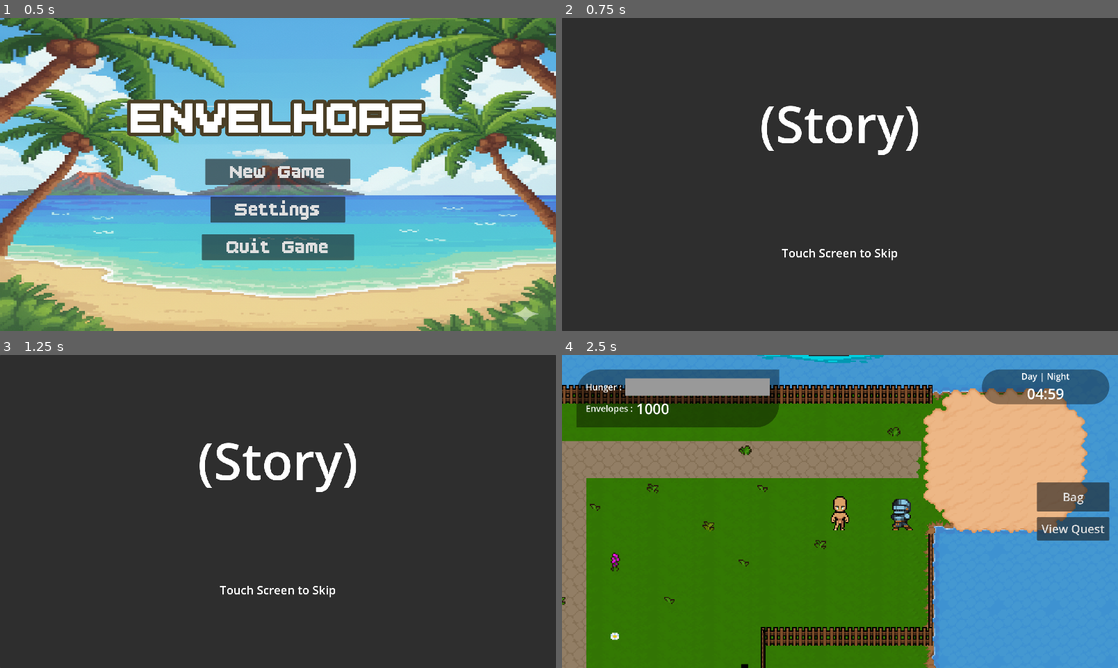
Above: before the commit, frames 1-4 (two rows, left to right).
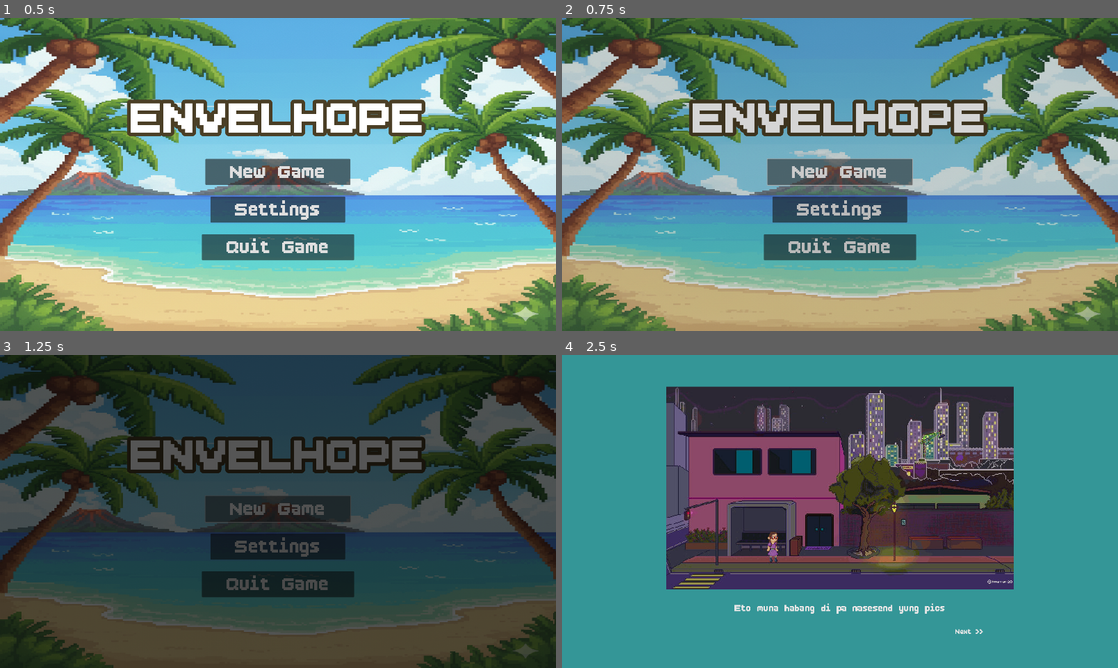
Above: after the commit, the same moments.

Repository: hoaxnt/envelhope-beta
Game: Godot game, scene res://Scenes/utils/main_menu.tscn
Two runs of this game, one before a commit and one after it. Both use one fixed random seed, a clock stepped at 60 frames per second and the inputs below.
Inputs (mouse positions are in pixels of both pictures, inside the frame that each line leads up to):
- Up to frame 1 (0.5 s): no input
- Up to frame 2 (0.75 s): click "New Game" at 0.5 s
- Up to frame 3 (1.25 s): no input
- Up to frame 4 (2.5 s): click (840, 508) at 1.25 s, where only the run after the commit has a clickable "New Game"; click (840, 511) at 2.02 s

Frame 1 is identical in both runs. In frame 2, 95% of the frame differs, in the area x 0-100%, y 0-100%; in frame 3, 88%; in frame 4, 100%.
Error before the commit: Invalid operands 'Nil' and 'int' in operator '-'. (res://Scripts/hud/hunger_bar.gd:29)

Commit message:
feat: added scene transition

Diff:
--- a/Scenes/utils/startup_story.tscn
+++ b/Scenes/utils/startup_story.tscn
@@ -1,6 +1,11 @@
-[gd_scene load_steps=2 format=3 uid="uid://cpg5amojkingl"]
+[gd_scene load_steps=5 format=3 uid="uid://cpg5amojkingl"]
 
-[ext_resource type="Script" path="res://scripts/utils/startup_story.gd" id="1_gqv3l"]
+[ext_resource type="Script" uid="uid://bk4md7ygek5mq" path="res://scripts/utils/startup_story.gd" id="1_gqv3l"]
+[ext_resource type="Texture2D" uid="uid://c4e3acytdmfil" path="res://assets/utils/sample.jpg" id="2_5ekg1"]
+[ext_resource type="FontFile" uid="uid://brajnm0fevmq0" path="res://assets/fonts/BoldPixels.ttf" id="2_wrs7h"]
+
+[sub_resource type="StyleBoxFlat" id="StyleBoxFlat_gqv3l"]
+bg_color = Color(0.2248837, 0.65337026, 0.65907353, 1)
 
 [node name="StartupStory" type="Control"]
 layout_mode = 3
@@ -19,7 +24,7 @@
 anchor_bottom = 1.0
 grow_horizontal = 2
 grow_vertical = 2
-metadata/_edit_lock_ = true
+theme_override_styles/panel = SubResource("StyleBoxFlat_gqv3l")
 
 [node name="VBoxContainer" type="VBoxContainer" parent="Panel"]
 layout_mode = 1
@@ -28,21 +33,30 @@
 anchor_bottom = 1.0
 grow_horizontal = 2
 grow_vertical = 2
-theme_override_constants/separation = 300
+theme_override_constants/separation = 45
 alignment = 1
+
+[node name="TextureRect" type="TextureRect" parent="Panel/VBoxContainer"]
+custom_minimum_size = Vector2(1200, 700)
+layout_mode = 2
+size_flags_horizontal = 4
+size_flags_vertical = 4
+texture = ExtResource("2_5ekg1")
 
 [node name="Label" type="Label" parent="Panel/VBoxContainer"]
 layout_mode = 2
-theme_override_font_sizes/font_size = 176
-text = "(Story)"
+theme_override_fonts/font = ExtResource("2_wrs7h")
+theme_override_font_sizes/font_size = 40
+text = "Eto muna habang di pa nasesend yung pics"
 horizontal_alignment = 1
 vertical_alignment = 1
 
 [node name="Label2" type="Label" parent="Panel/VBoxContainer"]
 layout_mode = 2
-theme_override_font_sizes/font_size = 40
-text = "Touch Screen to Skip"
-horizontal_alignment = 1
+theme_override_fonts/font = ExtResource("2_wrs7h")
+theme_override_font_sizes/font_size = 30
+text = "Next >>                               "
+horizontal_alignment = 2
 vertical_alignment = 1
 
 [node name="SkipButton" type="Button" parent="Panel"]
--- /dev/null
+++ b/Scenes/utils/transition.tscn
@@ -0,0 +1,71 @@
+[gd_scene load_steps=6 format=3 uid="uid://bluvhp00ps207"]
+
+[ext_resource type="Script" uid="uid://wy6n4tl7dl23" path="res://scripts/autoloads/transition.gd" id="1_m1gxr"]
+
+[sub_resource type="Animation" id="Animation_24urp"]
+length = 0.001
+tracks/0/type = "value"
+tracks/0/imported = false
+tracks/0/enabled = true
+tracks/0/path = NodePath("ColorRect:color")
+tracks/0/interp = 1
+tracks/0/loop_wrap = true
+tracks/0/keys = {
+"times": PackedFloat32Array(0),
+"transitions": PackedFloat32Array(1),
+"update": 0,
+"values": [Color(0, 0, 0, 0)]
+}
+
+[sub_resource type="Animation" id="Animation_ytvq0"]
+resource_name = "fade_from_black"
+tracks/0/type = "value"
+tracks/0/imported = false
+tracks/0/enabled = true
+tracks/0/path = NodePath("ColorRect:color")
+tracks/0/interp = 1
+tracks/0/loop_wrap = true
+tracks/0/keys = {
+"times": PackedFloat32Array(0, 1),
+"transitions": PackedFloat32Array(1, 1),
+"update": 0,
+"values": [Color(0, 0, 0, 1), Color(0, 0, 0, 0)]
+}
+
+[sub_resource type="Animation" id="Animation_m1gxr"]
+resource_name = "fade_to_black"
+tracks/0/type = "value"
+tracks/0/imported = false
+tracks/0/enabled = true
+tracks/0/path = NodePath("ColorRect:color")
+tracks/0/interp = 1
+tracks/0/loop_wrap = true
+tracks/0/keys = {
+"times": PackedFloat32Array(0, 1),
+"transitions": PackedFloat32Array(1, 1),
+"update": 0,
+"values": [Color(0, 0, 0, 0), Color(0, 0, 0, 1)]
+}
+
+[sub_resource type="AnimationLibrary" id="AnimationLibrary_24urp"]
+_data = {
+&"RESET": SubResource("Animation_24urp"),
+&"fade_from_black": SubResource("Animation_ytvq0"),
+&"fade_to_black": SubResource("Animation_m1gxr")
+}
+
+[node name="Transition" type="CanvasLayer"]
+script = ExtResource("1_m1gxr")
+
+[node name="ColorRect" type="ColorRect" parent="."]
+anchors_preset = 15
+anchor_right = 1.0
+anchor_bottom = 1.0
+grow_horizontal = 2
+grow_vertical = 2
+color = Color(0, 0, 0, 0)
+
+[node name="AnimationPlayer" type="AnimationPlayer" parent="."]
+libraries = {
+&"": SubResource("AnimationLibrary_24urp")
+}
--- a/Scenes/utils/tutorial.tscn
+++ b/Scenes/utils/tutorial.tscn
@@ -1,9 +1,10 @@
-[gd_scene load_steps=3 format=3 uid="uid://nv8phd5kfc7"]
+[gd_scene load_steps=4 format=3 uid="uid://nv8phd5kfc7"]
 
 [ext_resource type="Script" uid="uid://2hger73fibag" path="res://scripts/utils/tutorial.gd" id="1_g50l0"]
+[ext_resource type="Texture2D" uid="uid://c885iuws6k2g8" path="res://assets/utils/mechanics.jpg" id="2_16obs"]
 
 [sub_resource type="StyleBoxFlat" id="StyleBoxFlat_g50l0"]
-bg_color = Color(0.008202021, 0.008202026, 0.008202015, 1)
+bg_color = Color(0.007843138, 0.007843138, 0.007843138, 0)
 
 [node name="Tutorial" type="CanvasLayer"]
 script = ExtResource("1_g50l0")
@@ -25,7 +26,32 @@
 theme_override_styles/panel = SubResource("StyleBoxFlat_g50l0")
 metadata/_edit_lock_ = true
 
+[node name="TextureRect" type="TextureRect" parent="MarginContainer/Panel"]
+layout_mode = 1
+anchors_preset = 8
+anchor_left = 0.5
+anchor_top = 0.5
+anchor_right = 0.5
+anchor_bottom = 0.5
+offset_left = -512.0
+offset_top = -589.0
+offset_right = 512.0
+offset_bottom = 589.0
+grow_horizontal = 2
+grow_vertical = 2
+texture = ExtResource("2_16obs")
+
+[node name="Button" type="Button" parent="MarginContainer/Panel"]
+layout_mode = 0
+offset_left = 137.0
+offset_top = 740.0
+offset_right = 1582.0
+offset_bottom = 839.0
+theme_override_font_sizes/font_size = 66
+text = "Close"
+
 [node name="HBoxContainer" type="HBoxContainer" parent="MarginContainer/Panel"]
+visible = false
 layout_mode = 1
 anchors_preset = 15
 anchor_right = 1.0
@@ -57,9 +83,4 @@
 Esc	                  Pause Game / Open Main Menu"
 vertical_alignment = 1
 
-[node name="Button" type="Button" parent="MarginContainer/Panel/HBoxContainer/VBoxContainer"]
-layout_mode = 2
-theme_override_font_sizes/font_size = 66
-text = "Close"
-
-[connection signal="pressed" from="MarginContainer/Panel/HBoxContainer/VBoxContainer/Button" to="." method="_on_button_pressed"]
+[connection signal="pressed" from="MarginContainer/Panel/Button" to="." method="_on_button_pressed"]
--- /dev/null
+++ b/Scripts/autoloads/transition.gd
@@ -0,0 +1,24 @@
+extends CanvasLayer
+
+@onready var anim_player = $AnimationPlayer
+@onready var color_rect = $ColorRect
+
+signal transition_finished
+
+func _ready() -> void:
+	hide()
+
+func transition_to_scene(target_scene_path: String):
+	show()
+
+	anim_player.play("fade_to_black")
+	await anim_player.animation_finished
+
+	get_tree().current_scene.call_deferred("queue_free")
+	get_tree().call_deferred("change_scene_to_file", target_scene_path)
+
+	anim_player.play("fade_from_black")
+	await anim_player.animation_finished
+
+	emit_signal("transition_finished")
+	hide()
--- a/Scripts/utils/main_menu.gd
+++ b/Scripts/utils/main_menu.gd
@@ -1,8 +1,8 @@
 extends Control
 
 func _on_start_button_pressed() -> void:
-	get_tree().current_scene.call_deferred("queue_free")
-	get_tree().call_deferred("change_scene_to_file", "res://scenes/utils/startup_story.tscn")
+	Transition.transition_to_scene("res://scenes/utils/startup_story.tscn")
+
 
 func _on_exit_button_pressed() -> void:
 	get_tree().quit()
--- a/Scripts/utils/startup_story.gd
+++ b/Scripts/utils/startup_story.gd
@@ -1,5 +1,4 @@
 extends Control
 
 func _on_skip_button_pressed() -> void:
-	get_tree().current_scene.call_deferred("queue_free")
-	get_tree().call_deferred("change_scene_to_file", "res://scenes/chapters/chapter_1.tscn")
+	Transition.transition_to_scene("res://scenes/chapters/chapter_1.tscn")
--- a/Scripts/utils/tutorial.gd
+++ b/Scripts/utils/tutorial.gd
@@ -1,7 +1,7 @@
 extends CanvasLayer
 
 func _ready() -> void:
-	hide()
+	show()
 
 func _on_button_pressed() -> void:
 	hide()
--- a/project.godot
+++ b/project.godot
@@ -13,13 +13,16 @@
 config/name="Envelhope"
 run/main_scene="uid://dakmfuhim8ksf"
 config/features=PackedStringArray("4.5", "GL Compatibility")
+boot_splash/image="uid://dxk4o3kip1r4m"
 config/icon="uid://dxk4o3kip1r4m"
+boot_splash/minimum_display_time=3000
 
 [autoload]
 
 GlobalState="*res://scripts/autoloads/global_state.gd"
 SaveLoad="*res://scripts/autoloads/save_load.gd"
 IslandNpcInteraction="*res://scripts/autoloads/island_npc_interaction.gd"
+Transition="*res://scenes/utils/transition.tscn"
 
 [debug]
 
Not shown, added: Scripts/autoloads/transition.gd.uid
Binary file added: assets/utils/mechanics.jpg
Not shown, added: assets/utils/mechanics.jpg.import
Binary file added: assets/utils/sample.jpg
Not shown, added: assets/utils/sample.jpg.import
